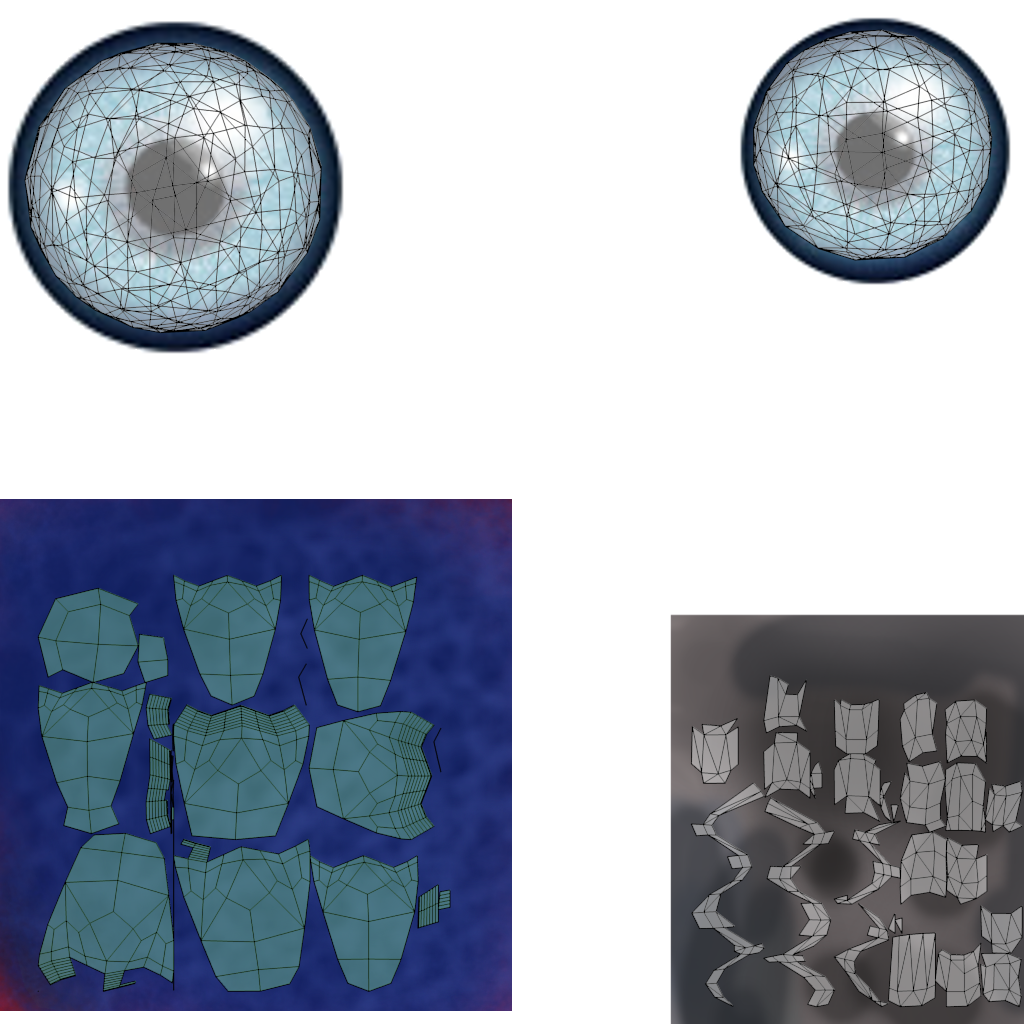
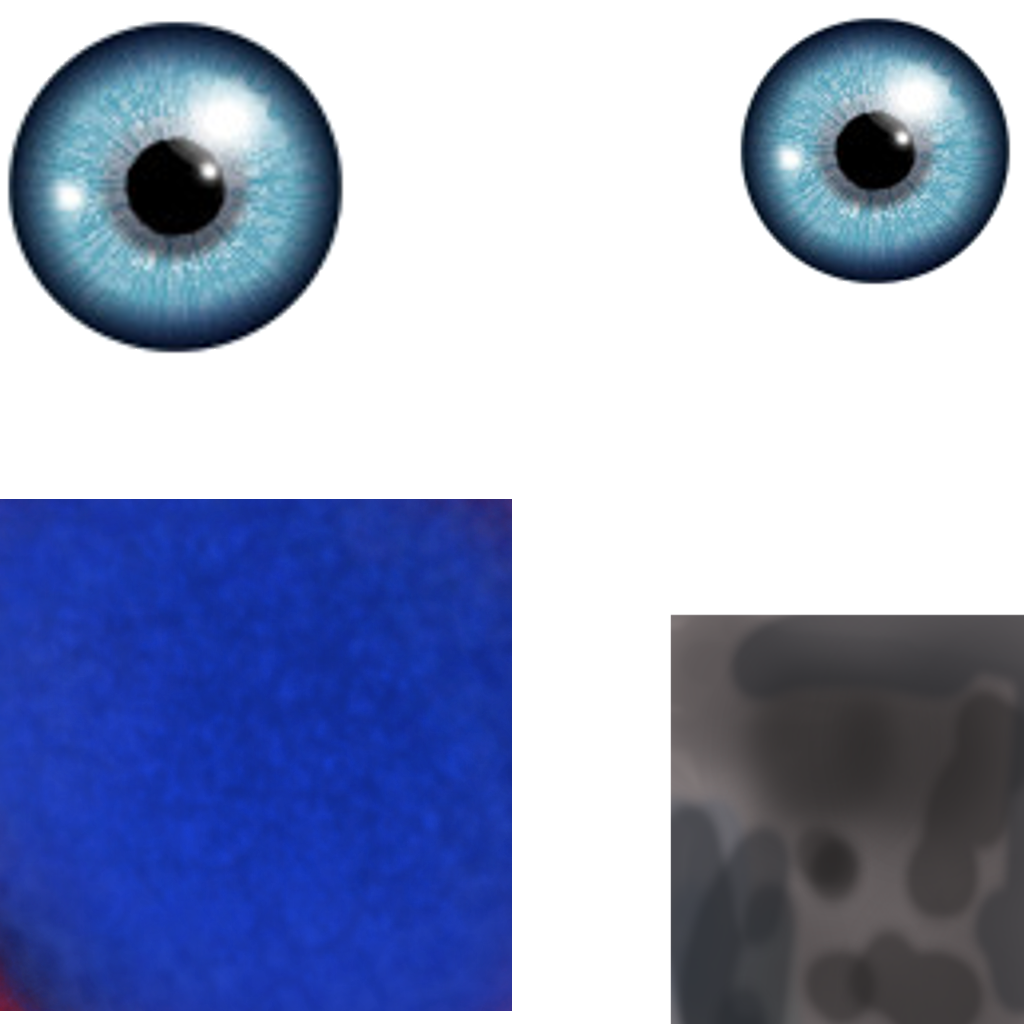
Before/after of a 1024px x 1024px layered artwork. What changed in the layer stack:
hid "red.png" over [24, 29, 1023, 1008]
painted on "Capa pegada" over [0, 499, 512, 1011]
